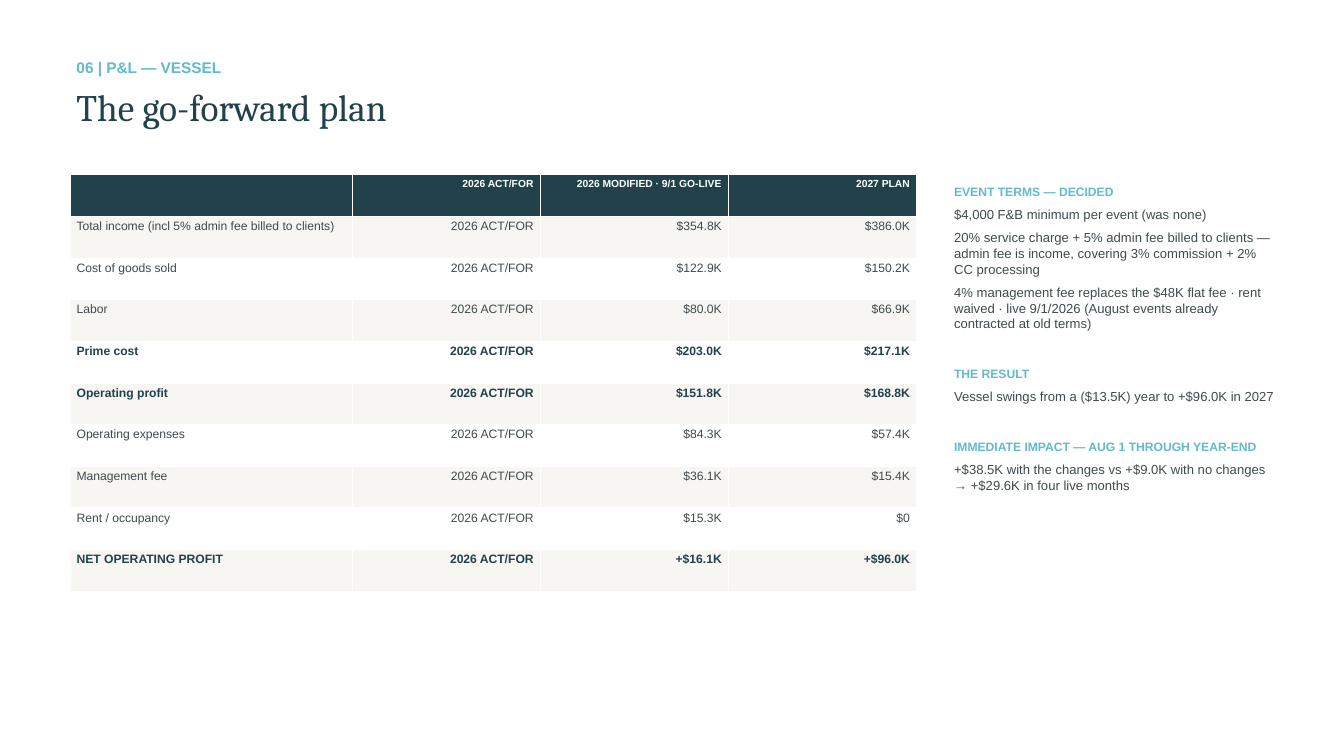
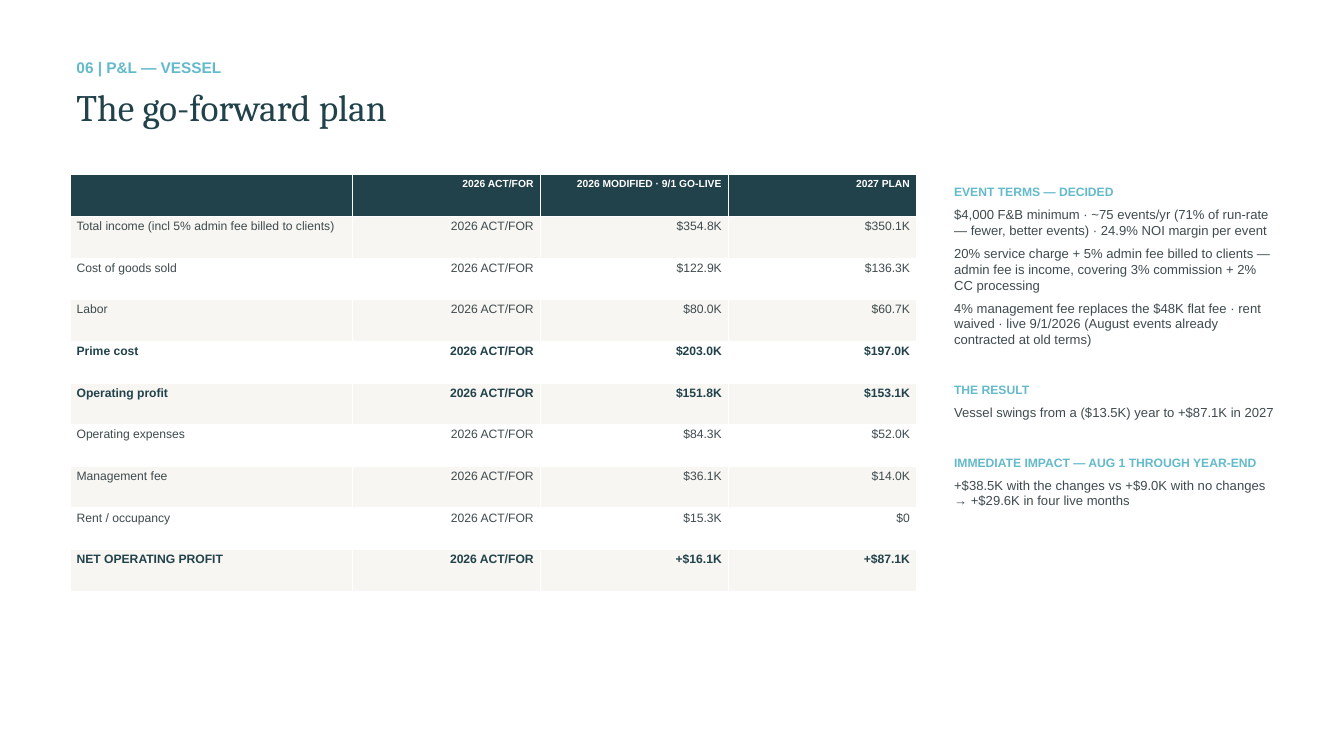
Before and after one commit to rrmethodco/lwvessel, a slide deck: slide 18 of LW_Vessel_Plan_of_Action_071026_10.pptx. Drawn at 1344x756 pixels with LibreOffice and Linux fonts; fonts in the diff are those of the drawing. Boxes give left, top, right and bottom in pixels: in the first picture for what was removed or moved away, otherwise in the second. Text is boxed around its words. In the diff, an @@ line names an element or a change of style, - is before the commit and + after.

```diff
--- a/LW_Vessel_Plan_of_Action_071026_10.pptx
+++ b/LW_Vessel_Plan_of_Action_071026_10.pptx
@@ table at box(70, 175, 917, 591) @@
-row 2, column 4: $386.0K
+row 2, column 4: $350.1K
-row 3, column 4: $150.2K
+row 3, column 4: $136.3K
-row 4, column 4: $66.9K
+row 4, column 4: $60.7K
-row 5, column 4: $217.1K
+row 5, column 4: $197.0K
-row 6, column 4: $168.8K
+row 6, column 4: $153.1K
-row 7, column 4: $57.4K
+row 7, column 4: $52.0K
-row 8, column 4: $15.4K
+row 8, column 4: $14.0K
-row 10, column 4: +$96.0K
+row 10, column 4: +$87.1K
@@ text at box(954, 209, 1269, 238): text changed @@
-$4,000 F&B minimum per event (was none)
+$4,000 F&B minimum · ~75 events/yr (71% of run-rate — fewer, better events) · 24.9% NOI margin per event
@@ text at box(954, 407, 1274, 420): text changed @@
-Vessel swings from a ($13.5K) year to +$96.0K in 2027
+Vessel swings from a ($13.5K) year to +$87.1K in 2027
```
Also in this commit, not shown: 2 other slides changed, 3 other files.
